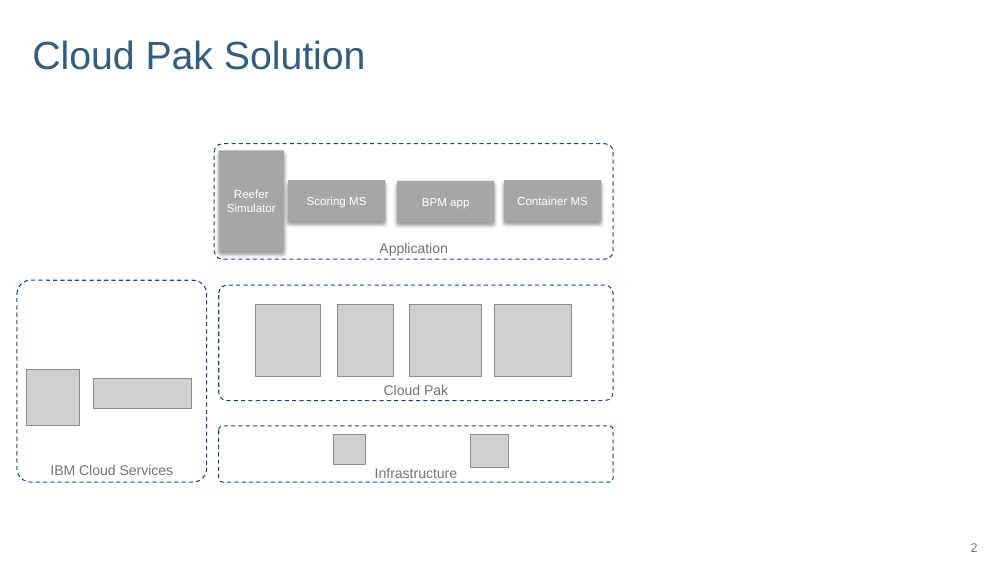
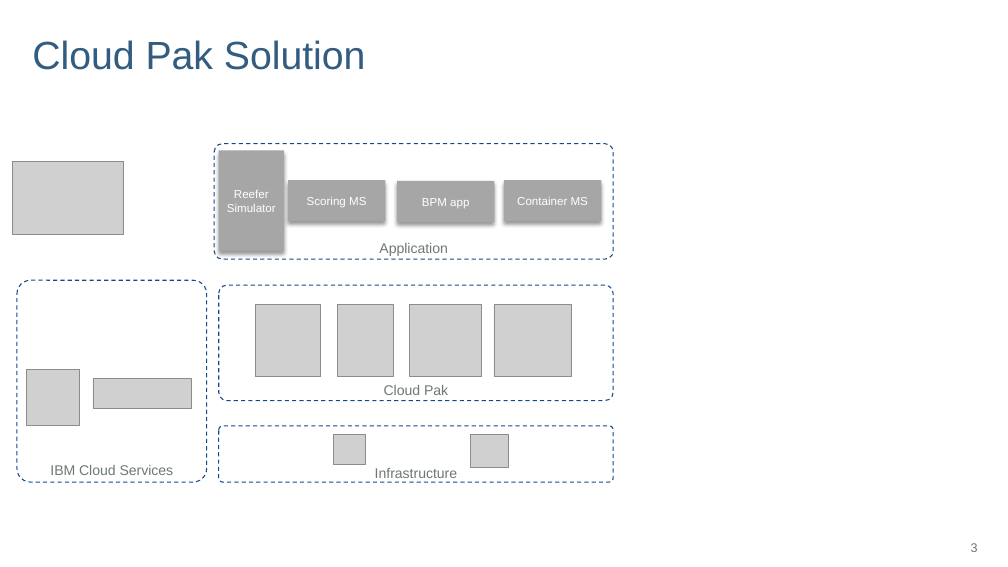
Before and after one commit to ibm-cloud-architecture/refarch-reefer-ml, a slide deck: slide 3 of diagrams.pptx (slide 2 before the commit). Drawn at 1008x567 pixels with LibreOffice and Linux fonts; fonts in the diff are those of the drawing; grey boxes stand for pictures; background and template pictures are left out. Boxes give left, top, right and bottom in pixels: in the first picture for what was removed or moved away, otherwise in the second. Text is boxed around its words. In the diff, an @@ line names an element or a change of style, - is before the commit and + after.

```diff
--- a/diagrams.pptx
+++ b/diagrams.pptx
@@ picture added at <box>12,162,123,234</box> @@
@@ page number at <box>971,543,978,552</box>: text changed @@
-2
+3
```
Also in this commit, not shown: 4 other slides changed, 2 slides added, 42 other files.
